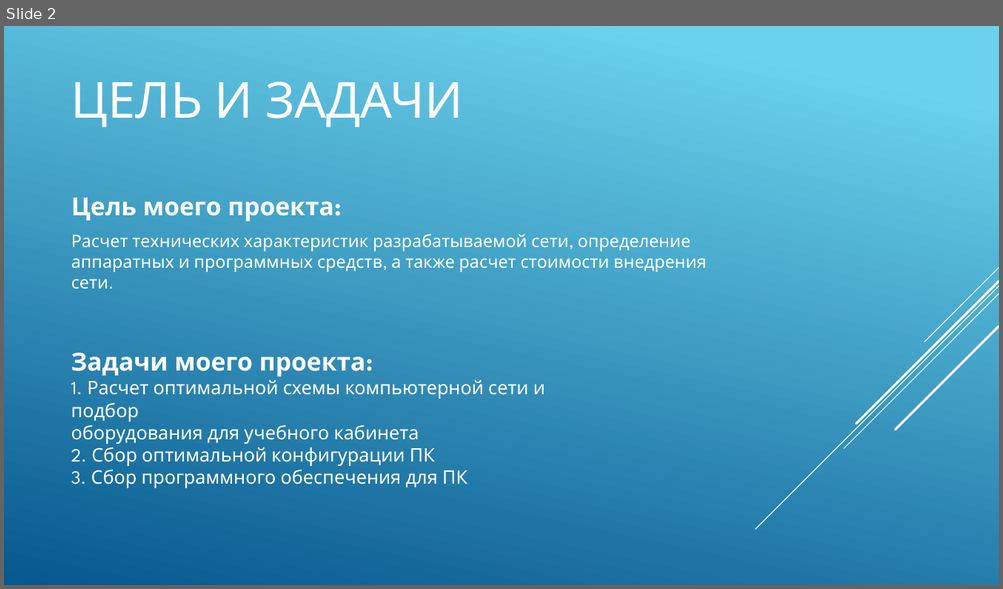
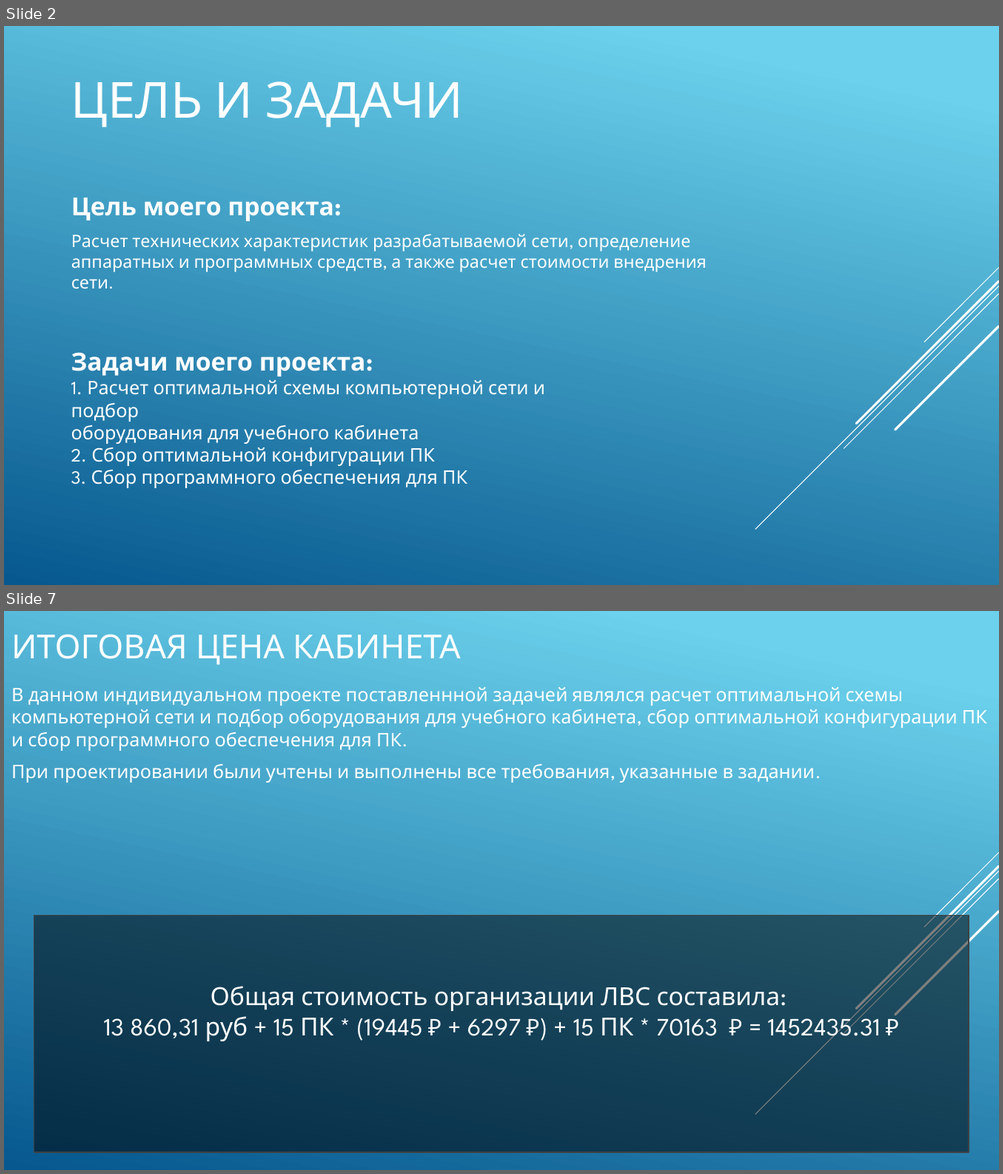
Before and after one commit to gozerentt/docrepo, a slide deck: Проект/Индивидуальный проект.pptx. Shown one above the other, each under a label of ours: slide 2 before the commit, slides 2 and 7 after it; the slides between them are not shown. The pictures are 1003x589 and 1003x1174 pixels, drawn with LibreOffice and Linux fonts; fonts in the diff are those of the drawing. Boxes give left, top, right and bottom in pixels: in the first picture for what was removed or moved away, otherwise in the second. Text is boxed around its words. In the diff, an @@ line names an element or a change of style, - is before the commit and + after.

```diff
--- a/Проект/Индивидуальный проект.pptx
+++ b/Проект/Индивидуальный проект.pptx
@@ slide 7 added at (4, 611, 999, 1170), background gradient #6ED2EB to #06588E; not listed: 5 template elements that a slide beside it also shows @@
@@ title added at (11, 634, 461, 665), 32 pt, text #FFFFFF @@
+ИТОГОВАЯ ЦЕНА КАБИНЕТА
@@ text added at (11, 687, 987, 783), 18 pt, text #FFFFFF @@
+В данном индивидуальном проекте поставленнной задачей являлся расчет оптимальной схемы компьютерной сети и подбор оборудования для учебного кабинета, сбор оптимальной конфигурации ПК и сбор программного обеспечения для ПК.
+При проектировании были учтены и выполнены все требования, указанные в задании.
@@ rectangle added at (34, 915, 969, 1153), fill #000000 at 50% opacity, outline #404040 1.25 pt @@
@@ text added at (104, 986, 880, 1043), 24 pt, text #FFFFFF @@
+Общая стоимость организации ЛВС составила:
+13 860,31 руб + 15 ПК * (19445 ₽ + 6297 ₽) + 15 ПК * 70163 ₽ = 1452435.31 ₽
```
Also in this commit, not shown: 1 slide changed, 3 other slides added, 1 slide removed, 1 other file.
